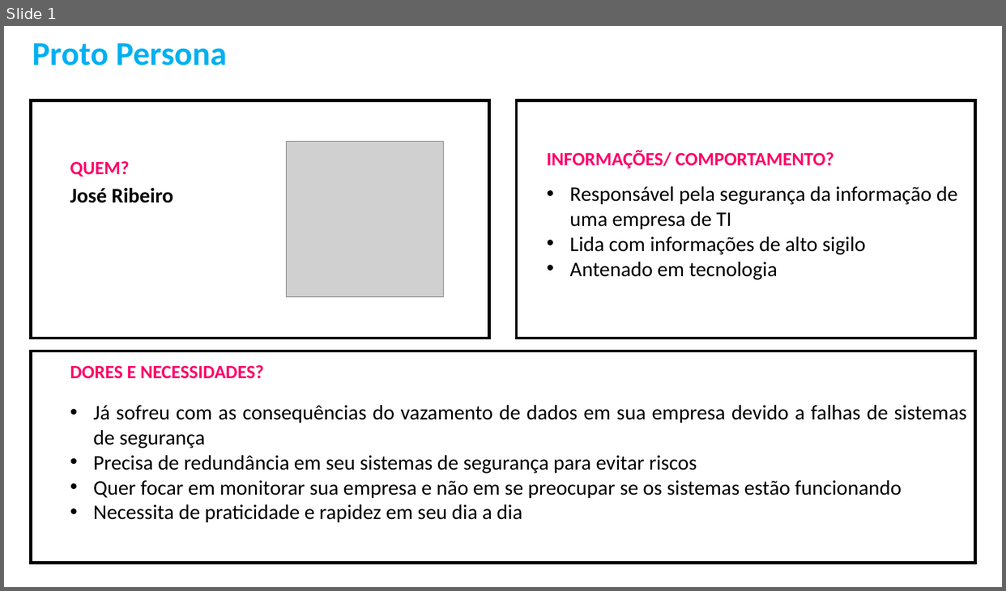
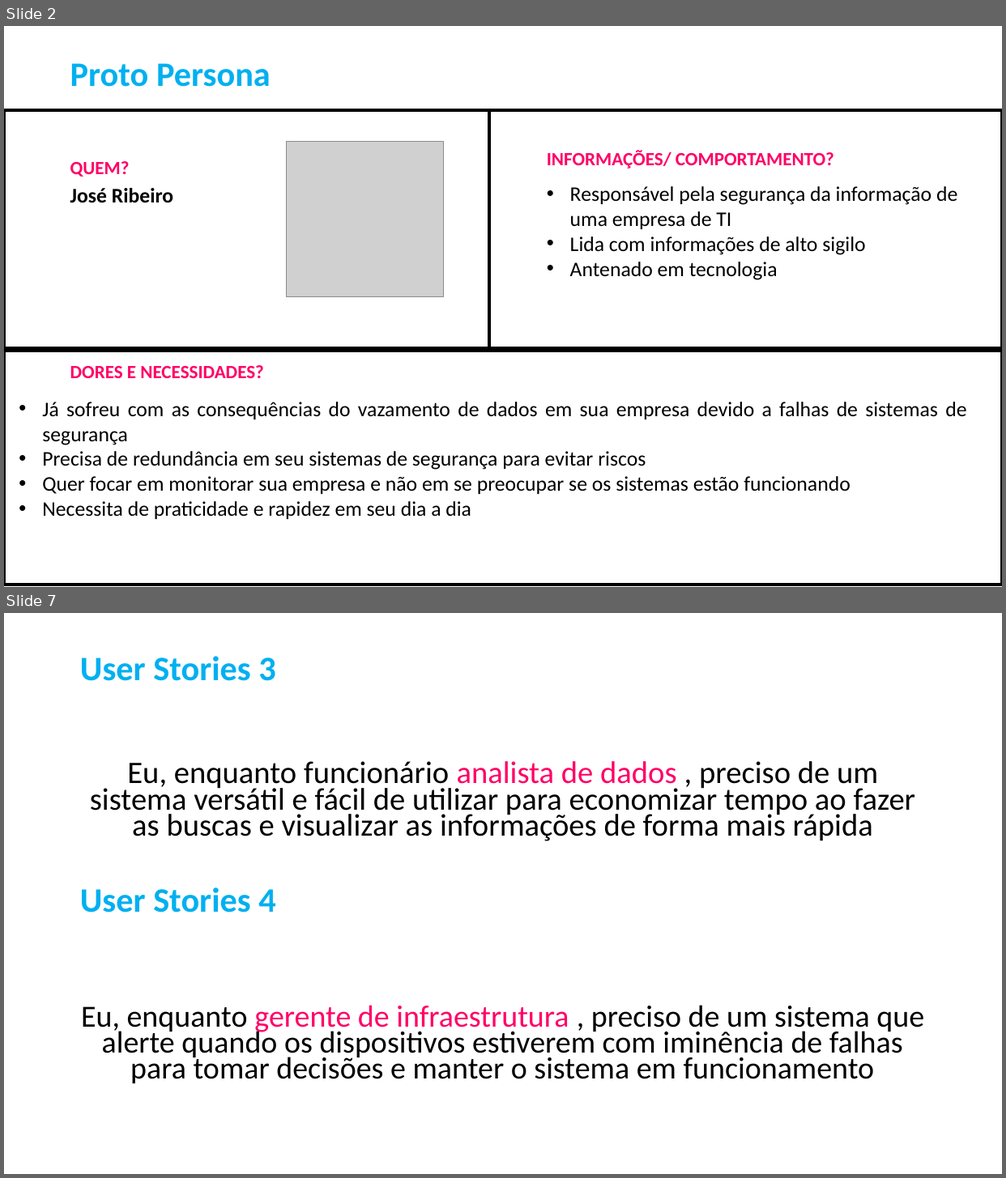
Before and after one commit to bandtec-2-semestre/Doc, a slide deck: Proto_Persona.pptx. Shown one above the other, each under a label of ours: slide 1 before the commit, slides 2 and 7 after it; the slides between them are not shown. The pictures are 1006x591 and 1006x1178 pixels, drawn with LibreOffice and Linux fonts; fonts in the diff are those of the drawing; grey boxes stand for pictures. Boxes give left, top, right and bottom in pixels: in the first picture for what was removed or moved away, otherwise in the second. Text is boxed around its words. In the diff, an @@ line names an element or a change of style, - is before the commit and + after.

```diff
--- a/Proto_Persona.pptx
+++ b/Proto_Persona.pptx
@@ slide 7 added at bbox=[4, 613, 1002, 1174], background #FFFFFF @@
@@ title added at bbox=[80, 656, 275, 681], 33 pt, text #00B0F0, bold @@
+User Stories 3
@@ text added at bbox=[90, 761, 916, 841], 30.1 pt, text #000000 @@
+Eu, enquanto funcionário analista de dados , preciso de um sistema versátil e fácil de utilizar para economizar tempo ao fazer as buscas e visualizar as informações de forma mais rápida
@@ text added at bbox=[80, 888, 275, 913], 33 pt, text #00B0F0, bold @@
+User Stories 4
@@ text added at bbox=[81, 1005, 924, 1084], 29.6 pt, text #000000 @@
+Eu, enquanto gerente de infraestrutura , preciso de um sistema que alerte quando os dispositivos estiverem com iminência de falhas para tomar decisões e manter o sistema em funcionamento
@@ what was slide 1 is now slide 2 @@
@@ slide 2 changed as well @@
@@ text "Proto Persona": place and size @@
-text "Proto Persona" at bbox=[32, 43, 227, 66]
+text "Proto Persona" at bbox=[70, 63, 270, 87]
@@ text "Proto Persona" at bbox=[70, 63, 270, 87]: size 32 to 33 pt @@
@@ rectangle: place and size @@
-rectangle at bbox=[31, 100, 490, 338]
+rectangle at bbox=[4, 110, 490, 348]
@@ rectangle: place and size @@
-rectangle at bbox=[517, 100, 976, 338]
+rectangle at bbox=[490, 110, 1002, 348]
@@ rectangle: place and size @@
-rectangle at bbox=[31, 352, 976, 564]
+rectangle at bbox=[4, 352, 1002, 585]
@@ text "Já sofreu com as consequências ..." rewrapped from bbox=[93, 405, 967, 523] to bbox=[42, 402, 966, 519] @@
```
Also in this commit, not shown: 8 other slides added, 8 other files.
